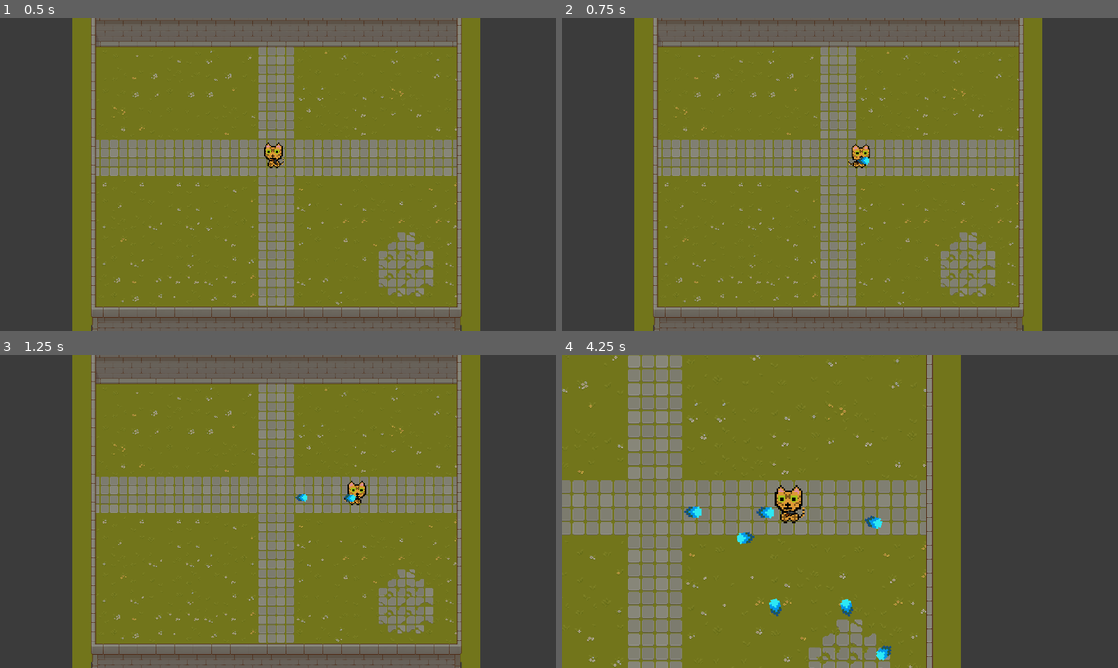
Above: before the commit, frames 1-4 (two rows, left to right).
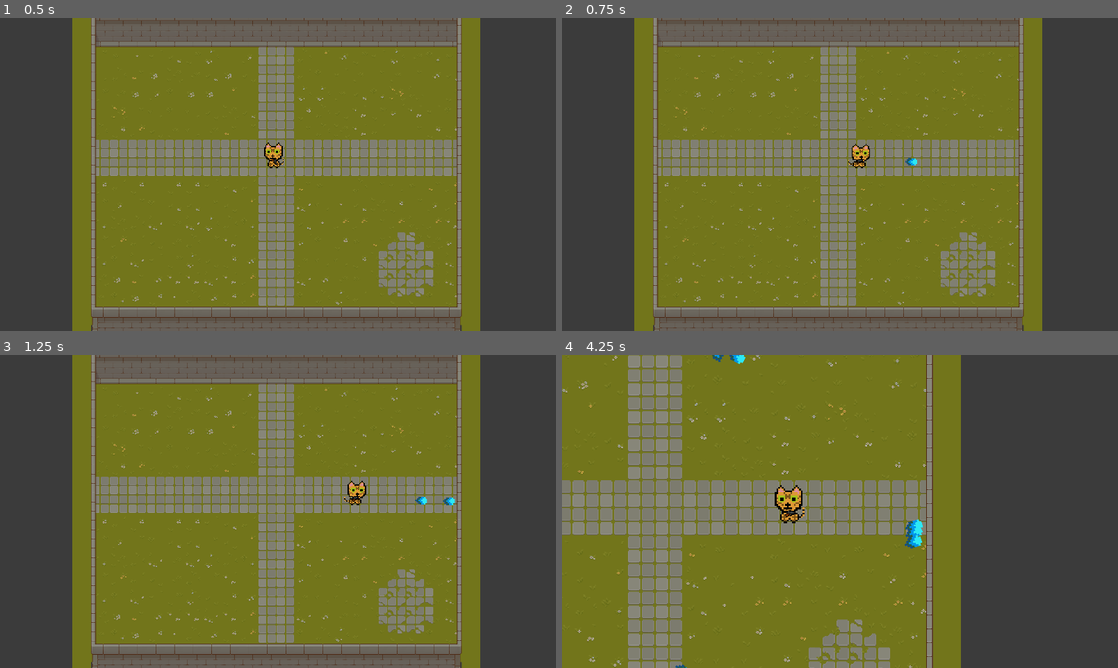
Above: after the commit, the same moments.

Repository: KaiyuCR7/AdventureGameJam2023
Game: Godot game, scene res://Scenes/MainScenes/world.tscn
Two runs of this game, one before a commit and one after it. Both use one fixed random seed, a clock stepped at 60 frames per second and the inputs below.
Inputs (mouse positions are in pixels of both pictures, inside the frame that each line leads up to):
- Up to frame 1 (0.5 s): no input
- Up to frame 2 (0.75 s): tap Enter at 0.5 s; move the mouse to (962, 158) at 0.52 s; press the mouse at (962, 158) at 0.53 s; hold D (MoveRight) from 0.53 s (still down)
- Up to frame 3 (1.25 s): keep holding D (MoveRight)
- Up to frame 4 (4.25 s): move the mouse to (728, 527) at 1.27 s; release D (MoveRight) at 1.28 s; release the mouse at (728, 527) at 1.28 s; hold S (MoveDown) 1.28-2.03 s; click (728, 527) at 1.35 s; move the mouse to (895, 442) at 2.02 s; press the mouse at (895, 442) at 2.03 s; hold D (MoveRight) 2.03-2.78 s; tap Space (swapCamera) at 2.1 s; move the mouse to (812, 574) at 2.77 s; release the mouse at (812, 574) at 2.78 s; hold W (MoveUp) 2.78-3.53 s; click (812, 574) at 2.85 s; move the mouse to (1006, 558) at 3.52 s; press the mouse at (1006, 558) at 3.53 s; hold A (MoveLeft) from 3.53 s (still down)

Frame 1 is identical in both runs. In frame 2, less than 0.1% of the frame differs, in the area x 53-64%, y 44-48%; in frame 3, 0.2%; in frame 4, 1.0%, in the area x 20-65%, y 0-100%.

Commit message:
Fixed shooting

Diff:
--- a/AdvGameJam2023 - Name/Scenes/MainScenes/CharacterBody2D.gd
+++ b/AdvGameJam2023 - Name/Scenes/MainScenes/CharacterBody2D.gd
@@ -40,7 +40,6 @@
 		bullet_instance.rotation = get_angle_to(get_global_mouse_position())
 		get_parent().add_child(bullet_instance)
 		await get_tree().create_timer(rate_of_fire).timeout
-		bullet_instance.apply_impulse(Vector2(),Vector2(bulletSpeed,0).rotated(rotation))
 		can_fire = true
 
 func move(delta):
--- a/AdvGameJam2023 - Name/Scenes/MainScenes/bullet.gd
+++ b/AdvGameJam2023 - Name/Scenes/MainScenes/bullet.gd
@@ -11,8 +11,7 @@
 	self.inputVelocity = bulletVel
 
 func _ready():
-	print("in ready")
-	self.apply_impulse(Vector2(), Vector2(bulletSpeed, 0).rotated(global_rotation))
+	self.apply_impulse(Vector2(bulletSpeed, 0).rotated(rotation), Vector2())
 
 func _process(delta):
 #	velocity.x = move_toward(0,inputVelocity.x * bulletSpeed, delta * bulletSpeed)
@@ -20,3 +19,8 @@
 #	velocity = inputVelocity
 #	move_and_collide(velocity.normalized() * delta * bulletSpeed)
 	pass
+
+
+func _on_body_entered(body):
+	print("entered body")
+	queue_free()
--- a/AdvGameJam2023 - Name/Scenes/MainScenes/bullet.tscn
+++ b/AdvGameJam2023 - Name/Scenes/MainScenes/bullet.tscn
@@ -25,3 +25,5 @@
 hframes = 5
 vframes = 2
 frame = 2
+
+[connection signal="body_entered" from="." to="." method="_on_body_entered"]
